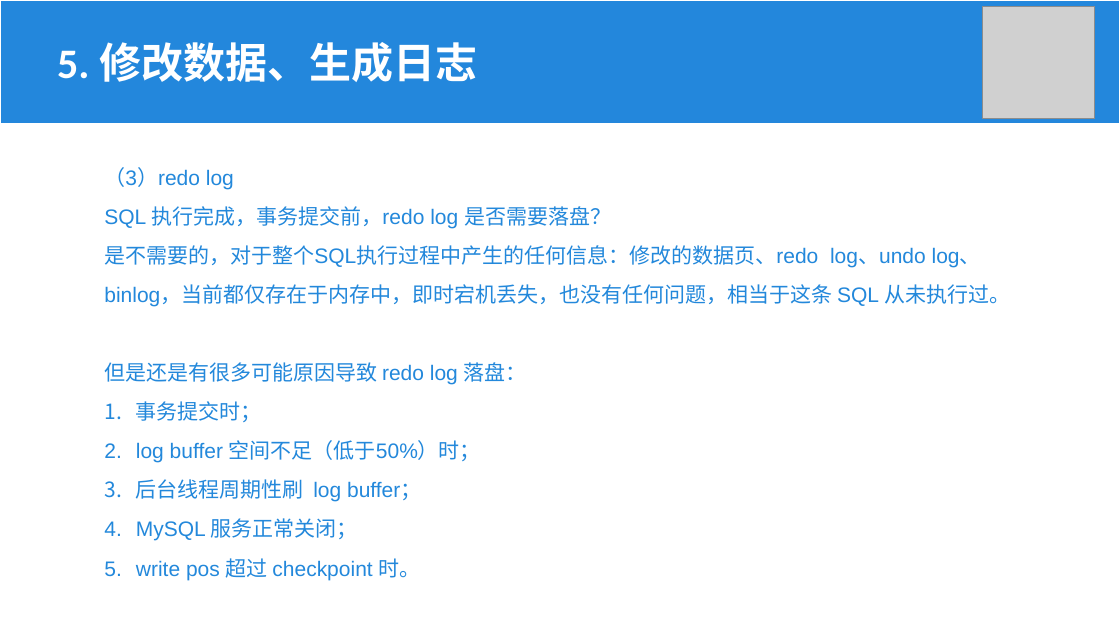
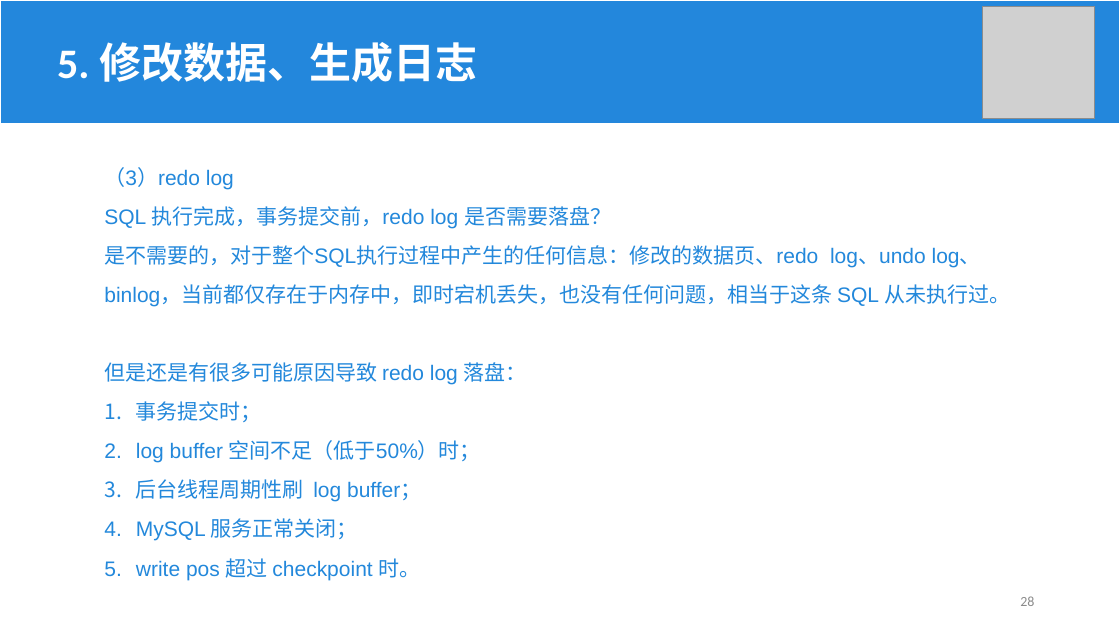
Before and after one commit to Khighness/bplustree, a slide deck: slide 28 of docs/cantai.pptx (slide 29 before the commit). Drawn at 1120x630 pixels with LibreOffice and Linux fonts; fonts in the diff are those of the drawing; grey boxes stand for pictures. Boxes give left, top, right and bottom in pixels: in the first picture for what was removed or moved away, otherwise in the second. Text is boxed around its words. In the diff, an @@ line names an element or a change of style, - is before the commit and + after.

```diff
--- a/docs/cantai.pptx
+++ b/docs/cantai.pptx
@@ page number added at [1020,596,1034,606], 12 pt, text #8C8C8C @@
+28
```
Also in this commit, not shown: 35 other slides changed, 1 slide removed, 1 other file.
